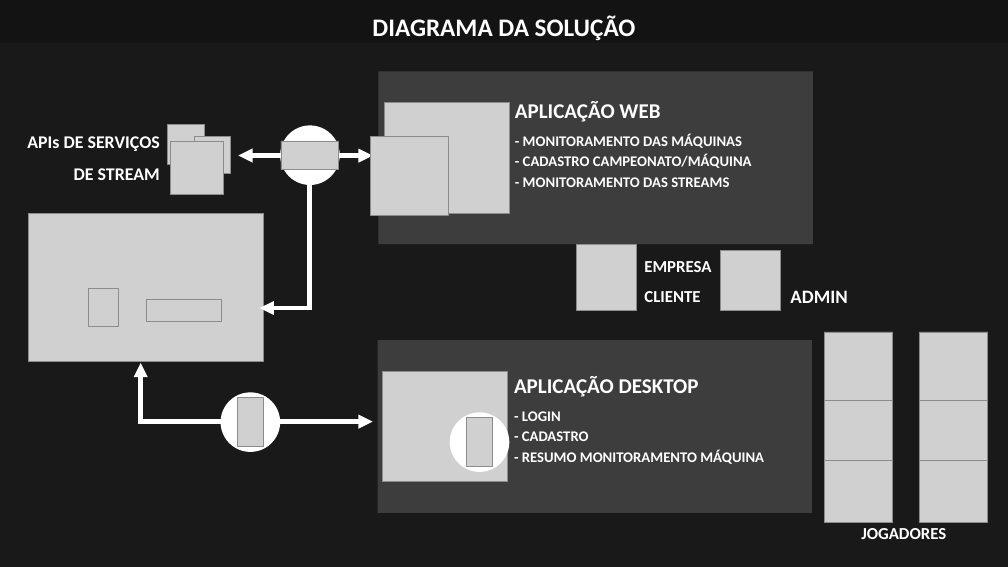
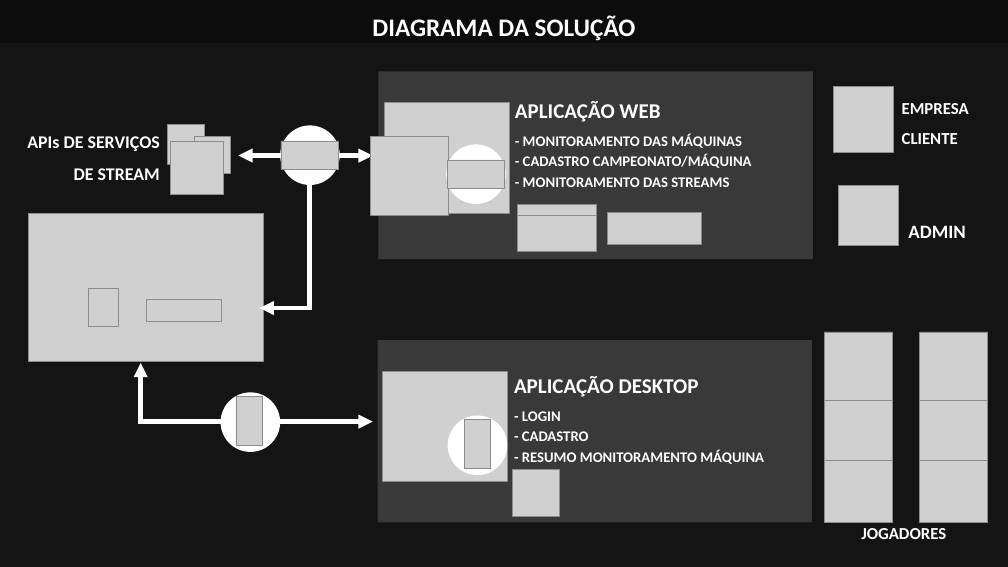
Before and after one commit to YudiG12/CarbonTowerEtc, a slide deck: slide 2 of Powerpoint/CARBONTOWER-v2.0.pptx. Drawn at 1008x567 pixels with LibreOffice and Linux fonts; fonts in the diff are those of the drawing; grey boxes stand for pictures. Boxes give left, top, right and bottom in pixels: in the first picture for what was removed or moved away, otherwise in the second. Text is boxed around its words. In the diff, an @@ line names an element or a change of style, - is before the commit and + after.

Commit message:
ppt arq att

```diff
--- a/Powerpoint/CARBONTOWER-v2.0.pptx
+++ b/Powerpoint/CARBONTOWER-v2.0.pptx
@@ background #000000 at 90% opacity to #000000 at 92% opacity @@
@@ rectangle: place and size @@
-rectangle at box(379, 71, 814, 244)
+rectangle at box(379, 71, 814, 259)
@@ picture: place and size @@
-picture at box(577, 244, 637, 311)
+picture at box(834, 86, 894, 153)
@@ text "EMPRESA CLIENTE": place and size @@
-text "EMPRESA CLIENTE" at box(644, 261, 711, 302)
+text "EMPRESA CLIENTE" at box(902, 103, 969, 144)
@@ ellipse added at box(446, 144, 506, 204), fill #FFFFFF @@
@@ picture added at box(447, 160, 504, 189) @@
@@ picture added at box(517, 204, 597, 216) @@
@@ picture: place and size @@
-picture at box(721, 250, 780, 310)
+picture at box(839, 185, 898, 245)
@@ text "ADMIN": place and size @@
-text "ADMIN" at box(790, 290, 847, 303)
+text "ADMIN" at box(908, 225, 965, 238)
@@ picture added at box(517, 216, 597, 251) @@
@@ picture added at box(608, 212, 702, 244) @@
@@ rectangle: place and size @@
-rectangle at box(378, 340, 813, 513)
+rectangle at box(378, 340, 813, 523)
@@ ellipse: place and size @@
-ellipse at box(450, 412, 510, 472)
+ellipse at box(448, 416, 507, 476)
@@ picture added at box(512, 470, 559, 516) @@
```
Also in this commit, not shown: 7 other slides changed.
